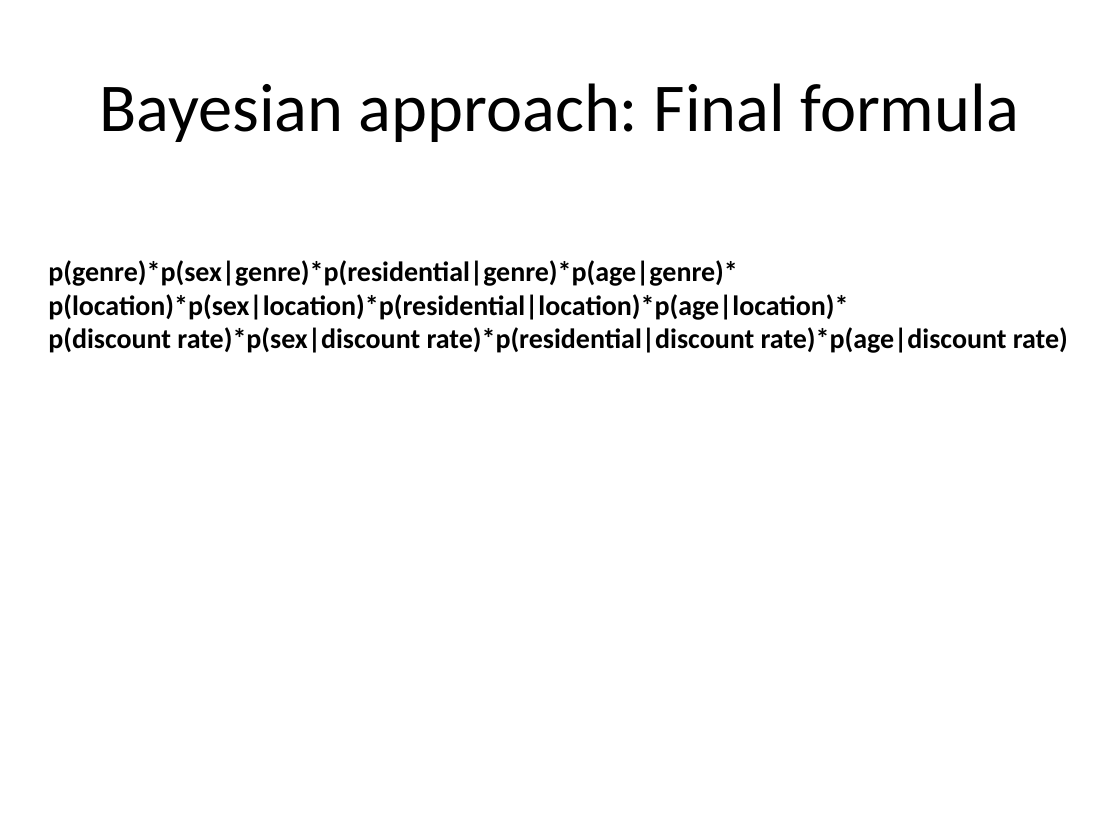
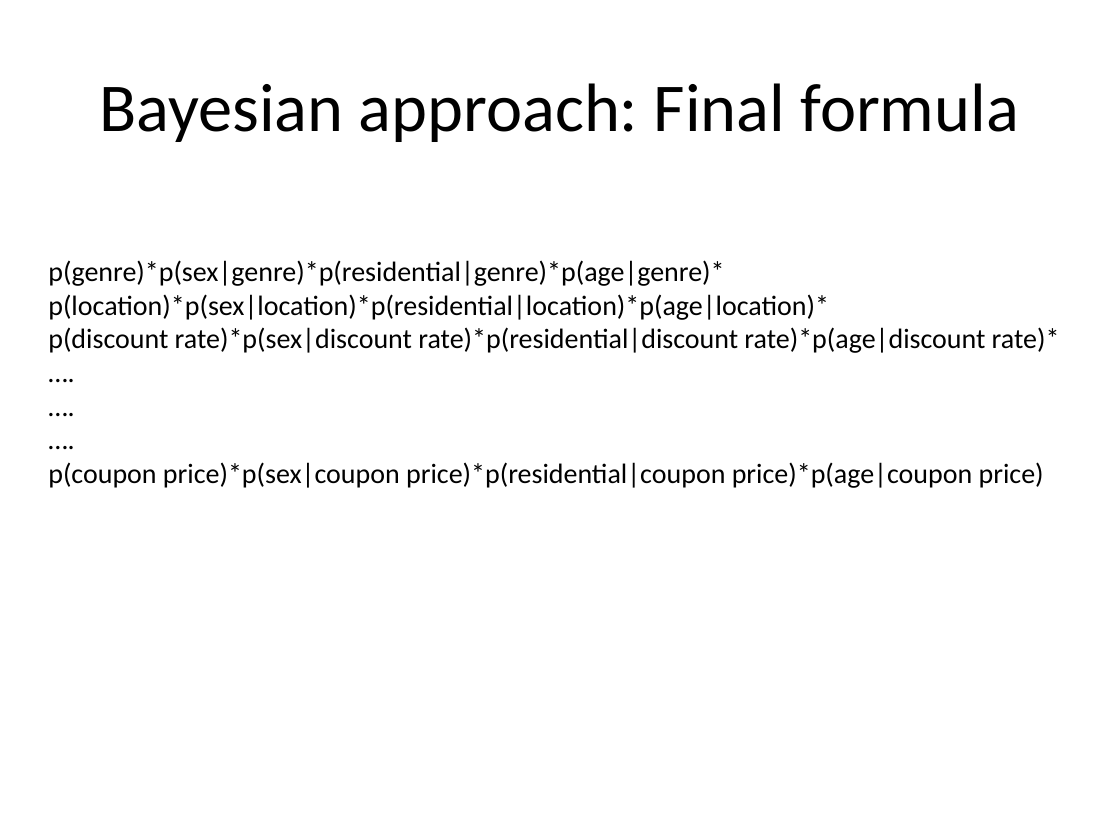
Before and after one commit to rkrtiwari/ponpare, a slide deck: slide 22 of exploratory_analysis.pptx (slide 23 before the commit). Drawn at 1120x840 pixels with LibreOffice and Linux fonts; fonts in the diff are those of the drawing. Boxes give left, top, right and bottom in pixels: in the first picture for what was removed or moved away, otherwise in the second. Text is boxed around its words. In the diff, an @@ line names an element or a change of style, - is before the commit and + after.

```diff
--- a/exploratory_analysis.pptx
+++ b/exploratory_analysis.pptx
@@ text at (48,260,829,320): bold off in "p(genre)*p(sex|genre)*p(residential|genre)*p(age|genre)*", "p(location)*p(sex|location)*p(residential|location)*p(age|lo ..." @@
@@ text at (48,327,1060,488): text changed; bold off @@
-p(discount rate)*p(sex|discount rate)*p(residential|discount rate)*p(age|discount rate)
+p(discount rate)*p(sex|discount rate)*p(residential|discount rate)*p(age|discount rate)*
+….
+….
+….
+p(coupon price)*p(sex|coupon price)*p(residential|coupon price)*p(age|coupon price)
```
Also in this commit, not shown: 3 other slides changed, 3 slides added, 1 slide removed.
